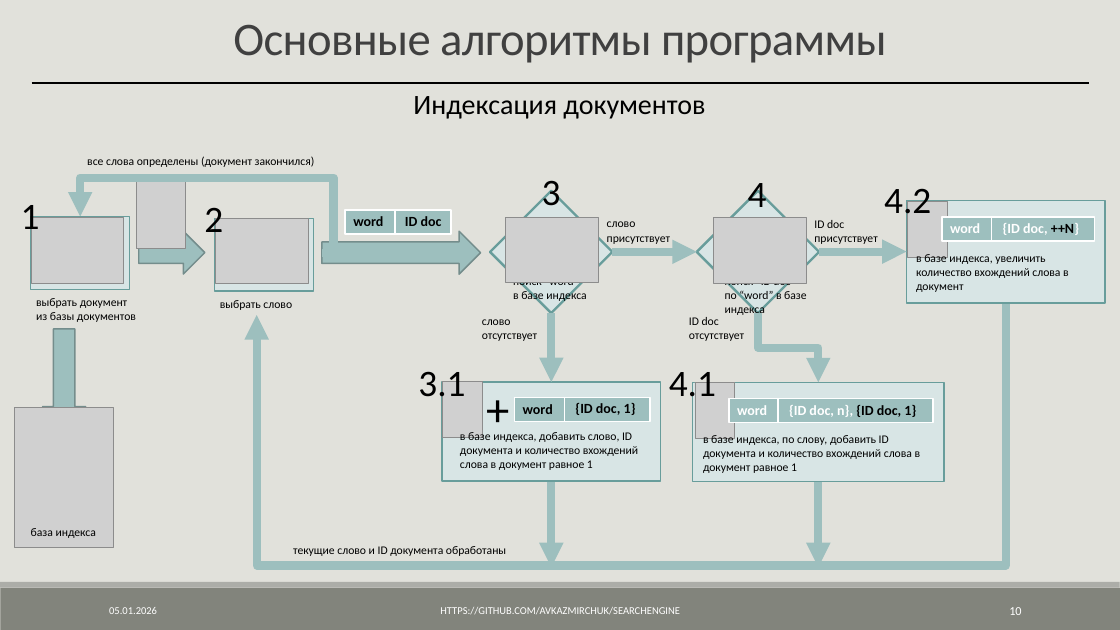
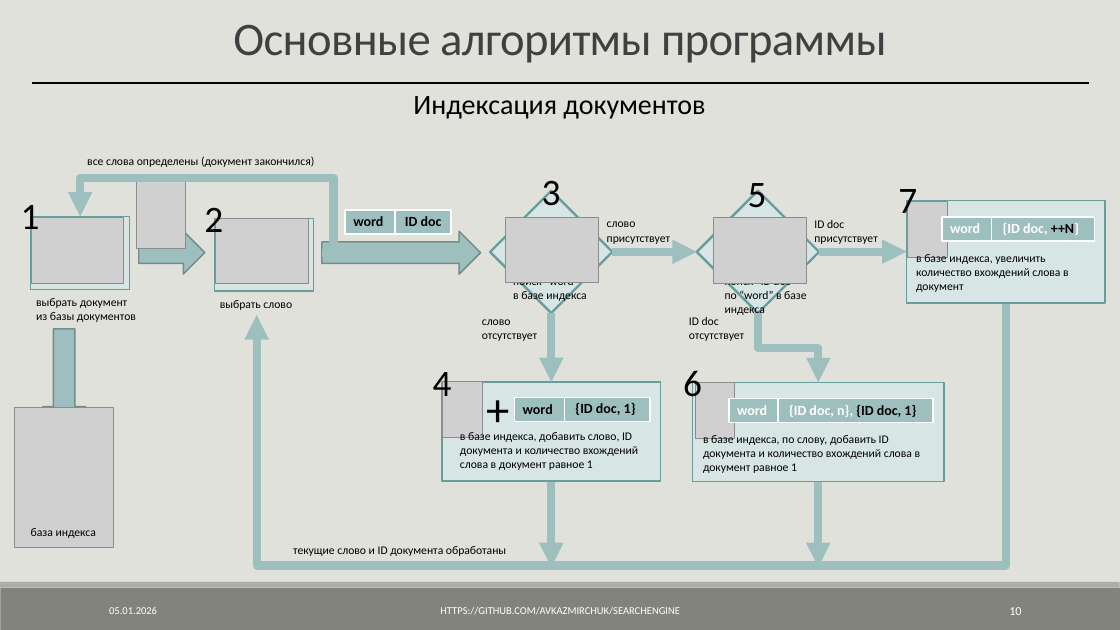
Before and after one commit to AVKazmirchuk/SearchEngine, a slide deck: slide 10 of presentation/защита [Автосохраненный].pptx. Drawn at 1120x630 pixels with LibreOffice and Linux fonts; fonts in the diff are those of the drawing; grey boxes stand for pictures. Boxes give left, top, right and bottom in pixels: in the first picture for what was removed or moved away, otherwise in the second. Text is boxed around its words. In the diff, an @@ line names an element or a change of style, - is before the commit and + after.

Commit message:
update presentation

```diff
--- a/presentation/защита [Автосохраненный].pptx
+++ b/presentation/защита [Автосохраненный].pptx
@@ text at box(748, 183, 767, 208): text changed @@
-4
+5
@@ text at box(898, 189, 917, 223): text changed @@
-4.2
+7
@@ text at box(433, 372, 452, 406): text changed @@
-3.1
+4
@@ text at box(683, 370, 702, 406): text changed @@
-4.1
+6
```
Also in this commit, not shown: 1 other slide changed, 5 other files.
